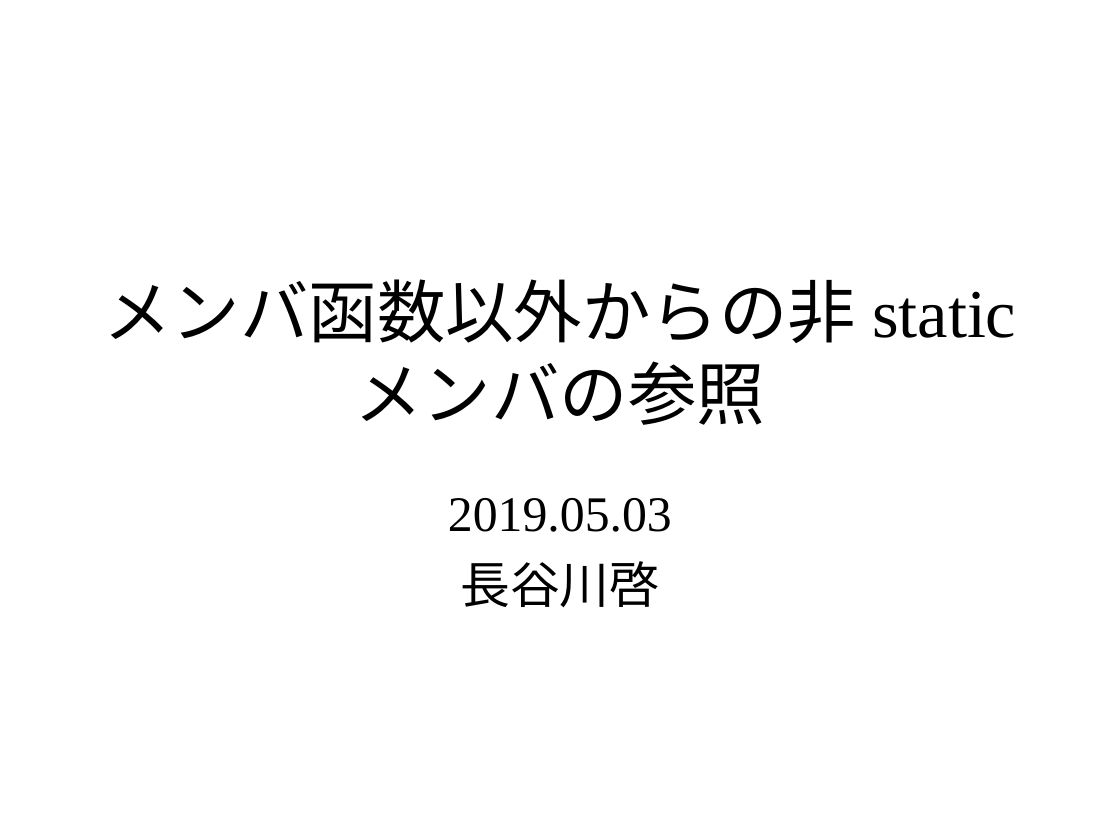
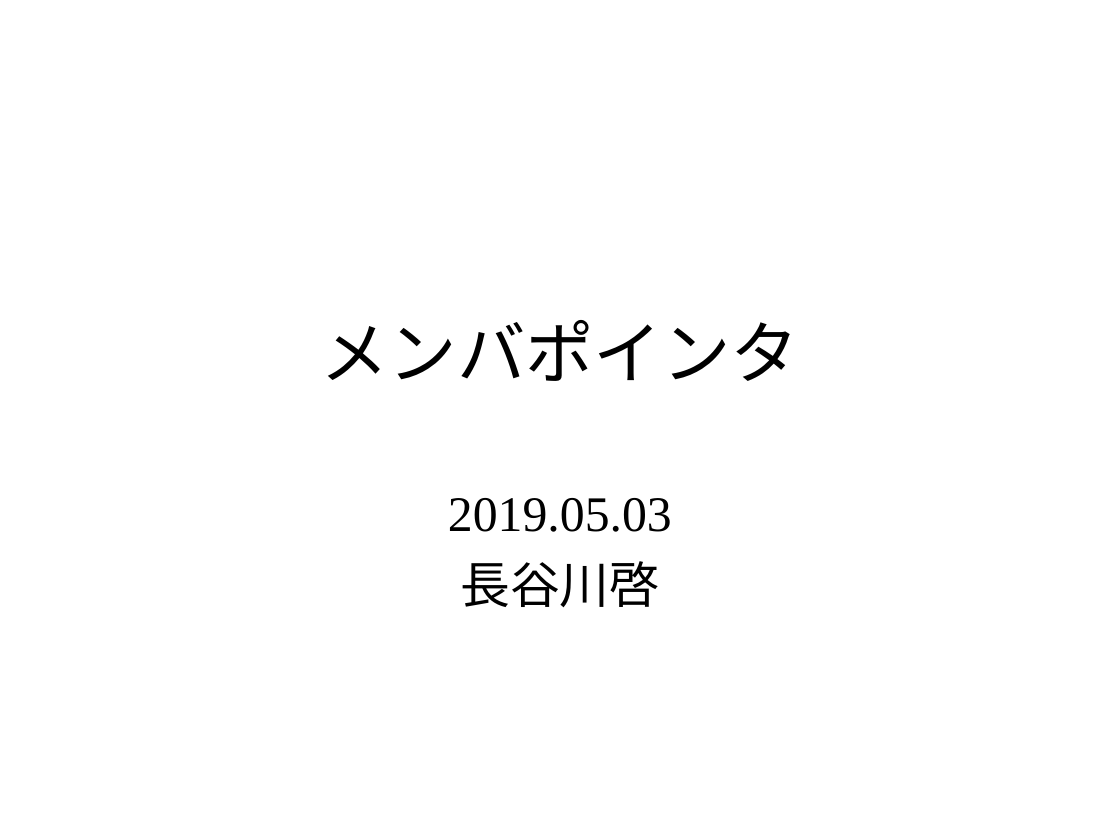
Before and after one commit to KeiHasegawa/cxx_doc, a slide deck: slide 1 of 07_member_pointer.ppt. Drawn at 1120x840 pixels with LibreOffice and Linux fonts; fonts in the diff are those of the drawing. Boxes give left, top, right and bottom in pixels: in the first picture for what was removed or moved away, otherwise in the second. Text is boxed around its words. In the diff, an @@ line names an element or a change of style, - is before the commit and + after.

```diff
--- a/07_member_pointer.ppt
+++ b/07_member_pointer.ppt
@@ title at (x1=320, y1=320, x2=799, y2=381): text changed @@
-メンバ函数以外からの非 static メンバの参照
+メンバポインタ
```
Also in this commit, not shown: 1 other slide changed, 4 slides added, 2 slides removed, 1 other file.
